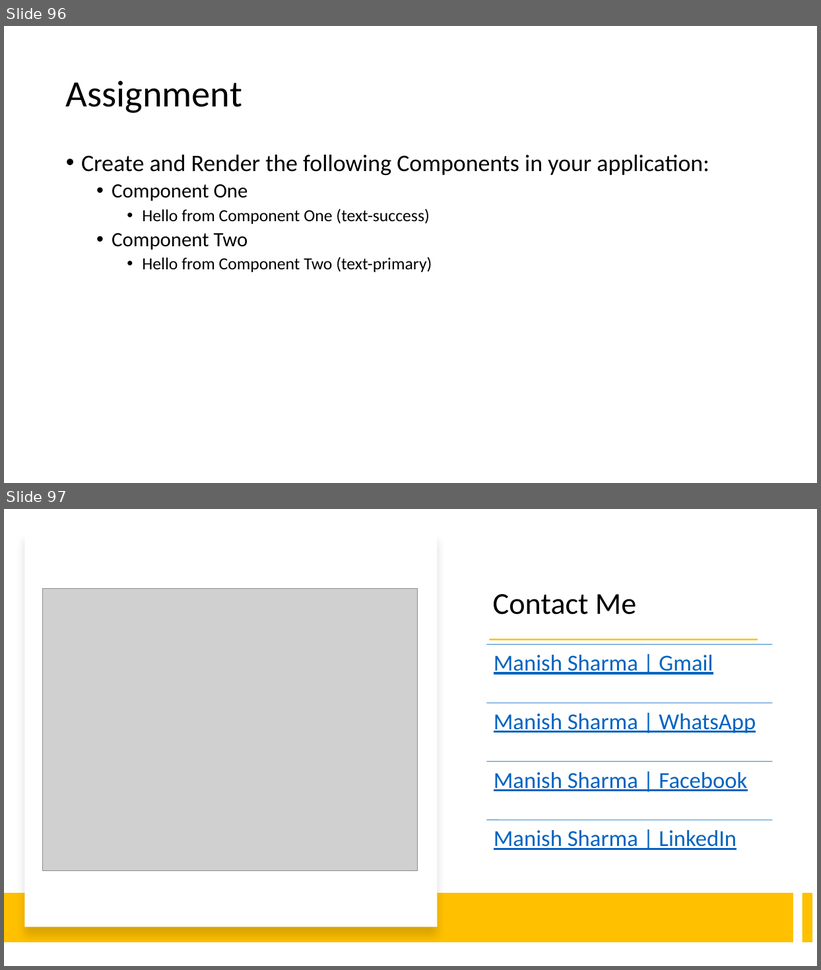
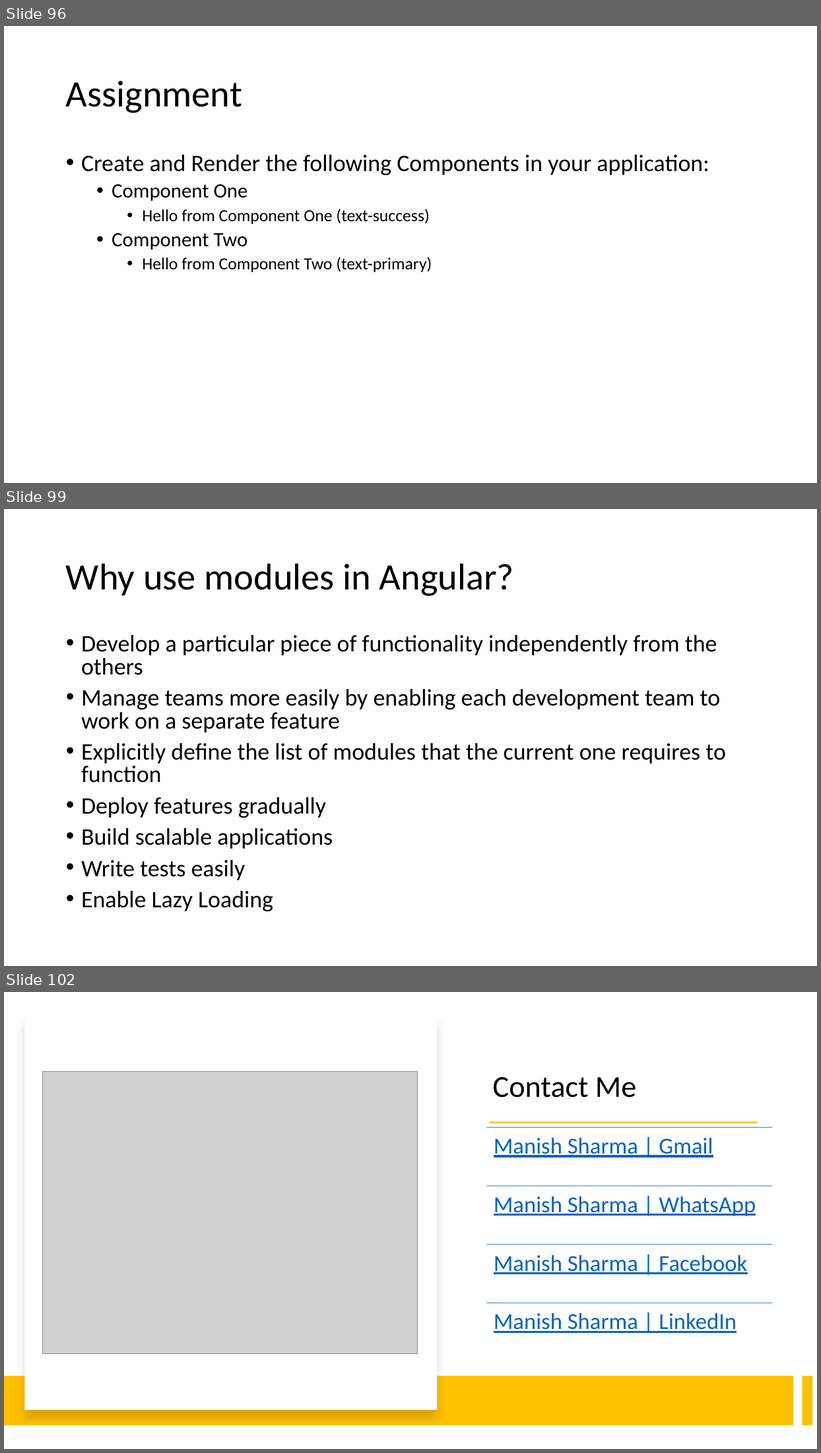
Before and after one commit to explore-with-manish/BFL_Byte_Jul23, a slide deck: Ng-Byte.pptx. Shown one above the other, each under a label of ours: slides 96 and 97 before the commit, slides 96, 99 and 102 after it; the slides between them are not shown. The pictures are 821x970 and 821x1453 pixels, drawn with LibreOffice and Linux fonts; fonts in the diff are those of the drawing; grey boxes stand for pictures. Boxes give left, top, right and bottom in pixels: in the first picture for what was removed or moved away, otherwise in the second. Text is boxed around its words. In the diff, an @@ line names an element or a change of style, - is before the commit and + after.

```diff
--- a/Ng-Byte.pptx
+++ b/Ng-Byte.pptx
@@ slide 99 added at (4, 509, 817, 966), background #FFFFFF @@
@@ title added at (66, 563, 514, 596), 44 pt, text #000000 @@
+Why use modules in Angular?
@@ text added at (81, 635, 726, 912), 28 pt, text #000000 @@
+• Develop a particular piece of functionality independently from the others
+• Manage teams more easily by enabling each development team to work on a separate feature
+• Explicitly define the list of modules that the current one requires to function
+• Deploy features gradually
+• Build scalable applications
+• Write tests easily
+• Enable Lazy Loading
@@ what was slide 97 is now slide 102 @@
```
Also in this commit, not shown: 4 other slides added, 21 other files.
